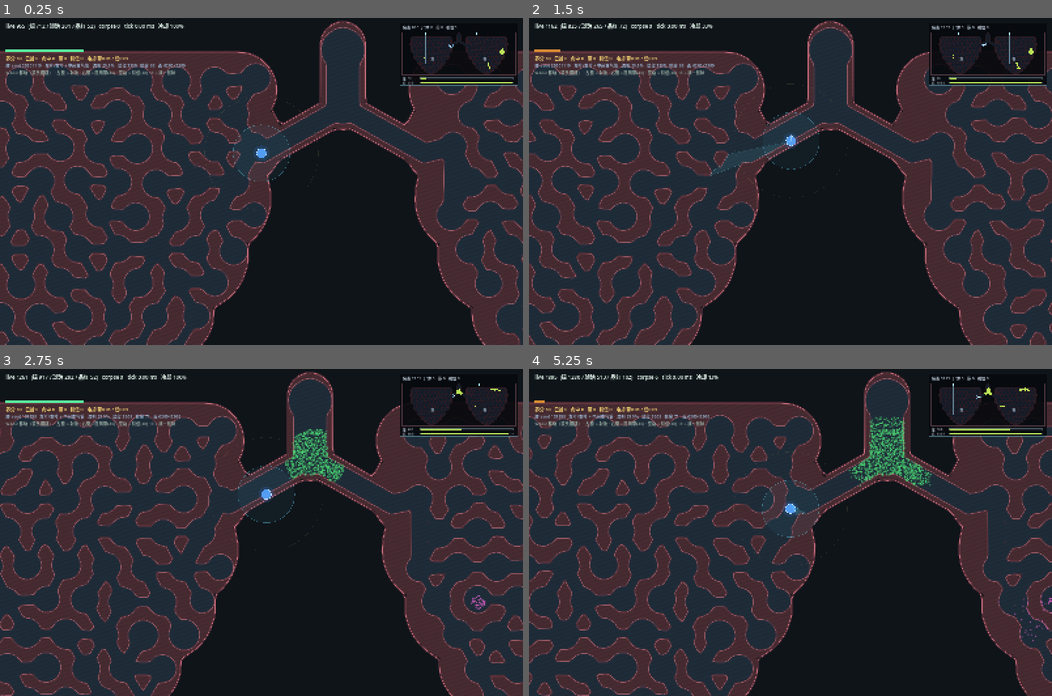
Above: before the commit, frames 1-4 (two rows, left to right).
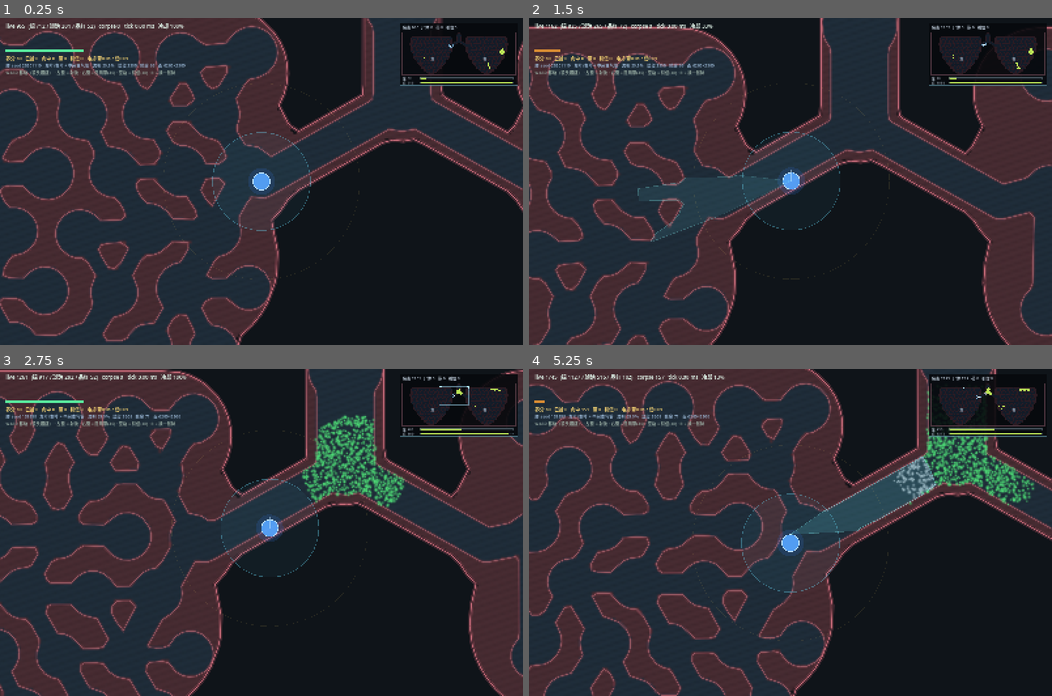
Above: after the commit, the same moments.

Repository: yanyanzi620/gamecreation
Game: Godot game, scene res://scenes/main.tscn
The game is run twice, just before and just after one commit, with the same random seed, the same clock (stepped at 60 frames per second) and the same inputs.
Inputs (mouse positions are in pixels of both pictures, inside the frame that each line leads up to):
- Up to frame 1 (0.25 s): no input
- Up to frame 2 (1.5 s): tap Enter at 0.5 s; move the mouse to (905, 165) at 0.52 s; hold D 0.53-1.25 s; tap B at 0.6 s; click (905, 165) at 0.67 s; tap Space at 0.77 s; drag from (685, 197) to (764, 246) at 1.27 s
- Up to frame 3 (2.75 s): tap Space at 2 s; move the mouse to (313, 460) at 2.02 s; hold D from 2.03 s (still down); tap R at 2.1 s
- Up to frame 4 (5.25 s): release D at 2.75 s; drag from (764, 597) to (633, 483) at 2.77 s; move the mouse to (947, 581) at 3.52 s; hold A 3.53-4.25 s; tap V at 3.6 s; tap Space at 3.77 s; drag from (633, 483) to (712, 450) at 4.27 s; move the mouse to (816, 532) at 5.02 s; hold S from 5.03 s (still down); tap B at 5.1 s; click (816, 532) at 5.17 s

The runs differ from the first frame. In frame 1, 54% of the frame differs, in the area x 0-100%, y 0-100%; in frame 2, 47%; in frame 3, 50%; in frame 4, 56%.

Commit message:
feat(cam): 机位拉近到 zoom 1.0，一屏可视面积压到原来的 1/3，压迫感更强
- 新增 Balance.CAM_ZOOM，main.gd 不再写死 0.58
- zoom 1.0 时一屏约 1600x1000 世界单位（一叶宽度的 68%）；肺泡直径 ~160px，玩家 ~52px（面积约占肺泡 10%）
- 烟雾/尸体/射流/阻隔带比例同步验证过：jet_shot / main_shot_b 均正常

Diff:
--- a/scripts/core/balance.gd
+++ b/scripts/core/balance.gd
@@ -89,6 +89,9 @@
 
 
 # ============================================================ 玩家
+# 机位：zoom 越大 = 画面放得越大 = 能看见的地方越少。
+# 1.0 时一屏约 1600x1000 世界单位（约一叶宽度的 68%），压迫感强；0.7 左右会重新变开阔。
+const CAM_ZOOM := 1.0
 const PLAYER_SPEED := 400.0
 const PLAYER_R := 26.0          # 单元视觉半径；碰撞按 0.72R 的偏移线算
 
--- a/scripts/main.gd
+++ b/scripts/main.gd
@@ -107,7 +107,7 @@
 	cam = Camera2D.new()
 	cam.name = "Cam"
 	# 一屏刚好装下一整叶（约 90%）：看得见自己要守的那半区，看不见对面 —— 逼着走气管
-	cam.zoom = Vector2(0.58, 0.58)
+	cam.zoom = Vector2(Balance.CAM_ZOOM, Balance.CAM_ZOOM)
 	cam.position_smoothing_enabled = true
 	cam.position_smoothing_speed = 9.0
 	add_child(cam)
